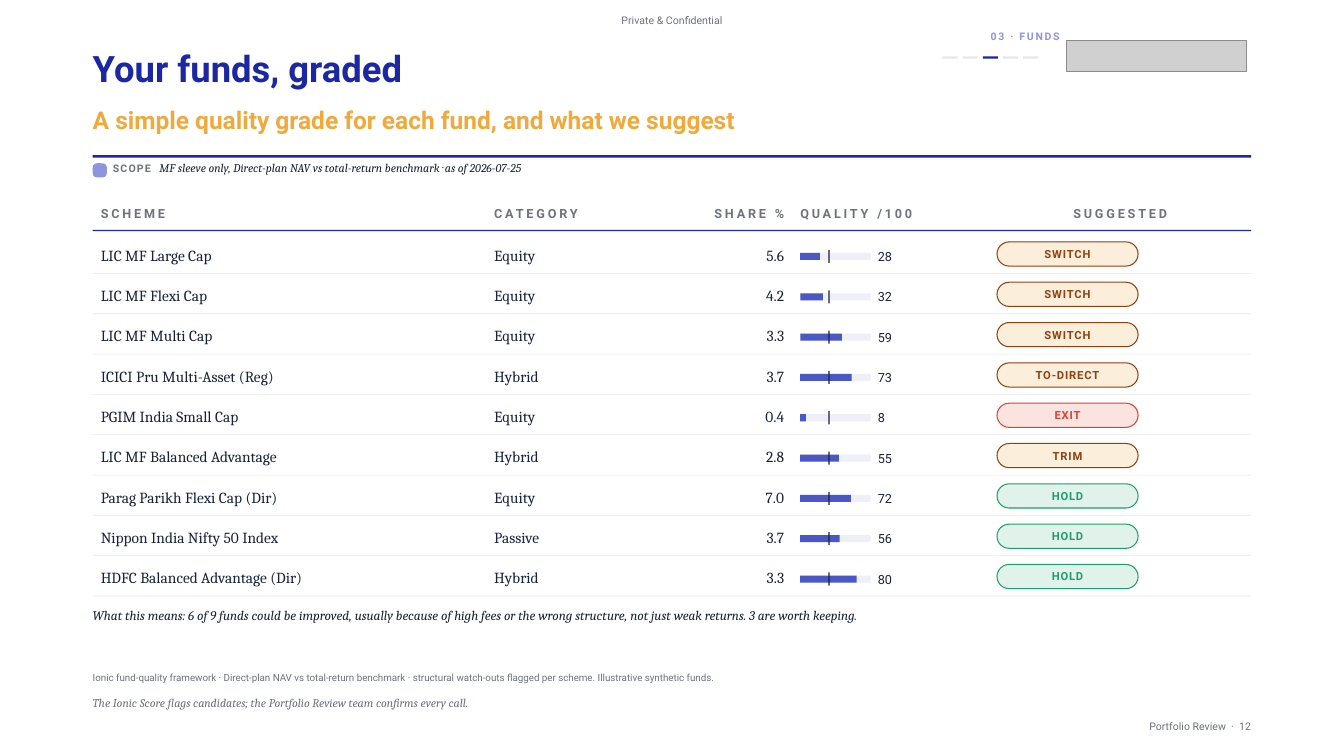
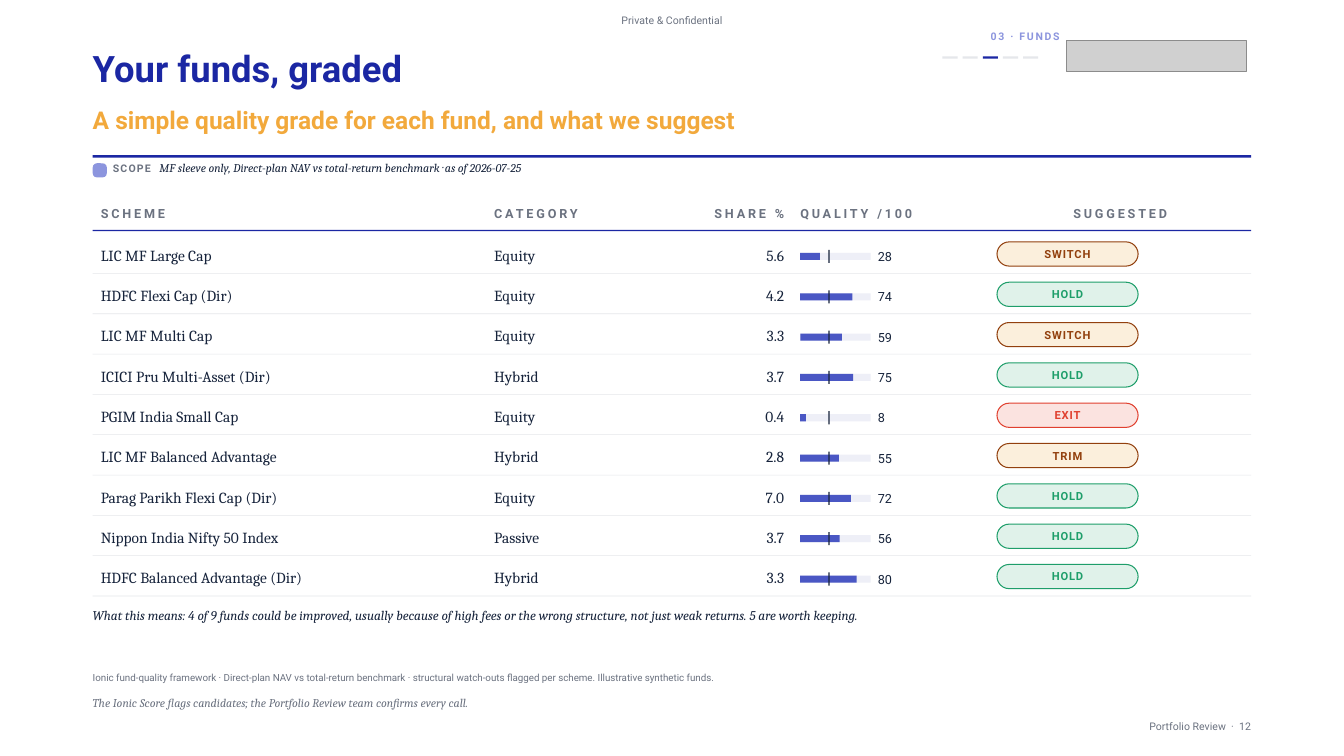
Before and after one commit to shreyas1gupta-wq/ionic-scorecard, a slide deck: slide 12 of Shreyas_Ionic_AMC/09_PRODUCT/reports/NDPMS_Portfolio_Review_ABXY_RM_Lite.pptx. Drawn at 1344x756 pixels with LibreOffice and Linux fonts; fonts in the diff are those of the drawing; grey boxes stand for pictures. Boxes give left, top, right and bottom in pixels: in the first picture for what was removed or moved away, otherwise in the second. Text is boxed around its words. In the diff, an @@ line names an element or a change of style, - is before the commit and + after.

```diff
--- a/Shreyas_Ionic_AMC/09_PRODUCT/reports/NDPMS_Portfolio_Review_ABXY_RM_Lite.pptx
+++ b/Shreyas_Ionic_AMC/09_PRODUCT/reports/NDPMS_Portfolio_Review_ABXY_RM_Lite.pptx
@@ text at bbox=[101, 290, 233, 305]: text changed @@
-LIC MF Flexi Cap
+HDFC Flexi Cap (Dir)
@@ rectangle: place and size @@
-rectangle at bbox=[801, 293, 823, 300]
+rectangle at bbox=[801, 293, 853, 300]
@@ text at bbox=[878, 292, 892, 301]: text changed @@
-32
+74
@@ rounded rectangle at bbox=[997, 282, 1138, 307]: fill #FBEFDC to #E0F2EA; outline #92400E 0.75 pt to #1E9E6A 0.75 pt @@
@@ text at bbox=[1052, 290, 1084, 298]: text changed; text colour #92400E to #1E9E6A @@
-SWITCH
+HOLD
@@ text at bbox=[101, 371, 271, 384]: text changed @@
-ICICI Pru Multi-Asset (Reg)
+ICICI Pru Multi-Asset (Dir)
@@ text at bbox=[878, 373, 892, 382]: text changed @@
-73
+75
@@ rounded rectangle at bbox=[997, 363, 1138, 387]: fill #FBEFDC to #E0F2EA; outline #92400E 0.75 pt to #1E9E6A 0.75 pt @@
@@ text at bbox=[1052, 371, 1084, 379]: text changed; text colour #92400E to #1E9E6A @@
-TO-DIRECT
+HOLD
@@ text at bbox=[93, 610, 858, 623]: text changed @@
-What this means: 6 of 9 funds could be improved, usually because of high fees or the wrong structure, not just weak returns. 3 are worth keeping.
+What this means: 4 of 9 funds could be improved, usually because of high fees or the wrong structure, not just weak returns. 5 are worth keeping.
```
Also in this commit, not shown: 5 other slides changed, 17 other files.
